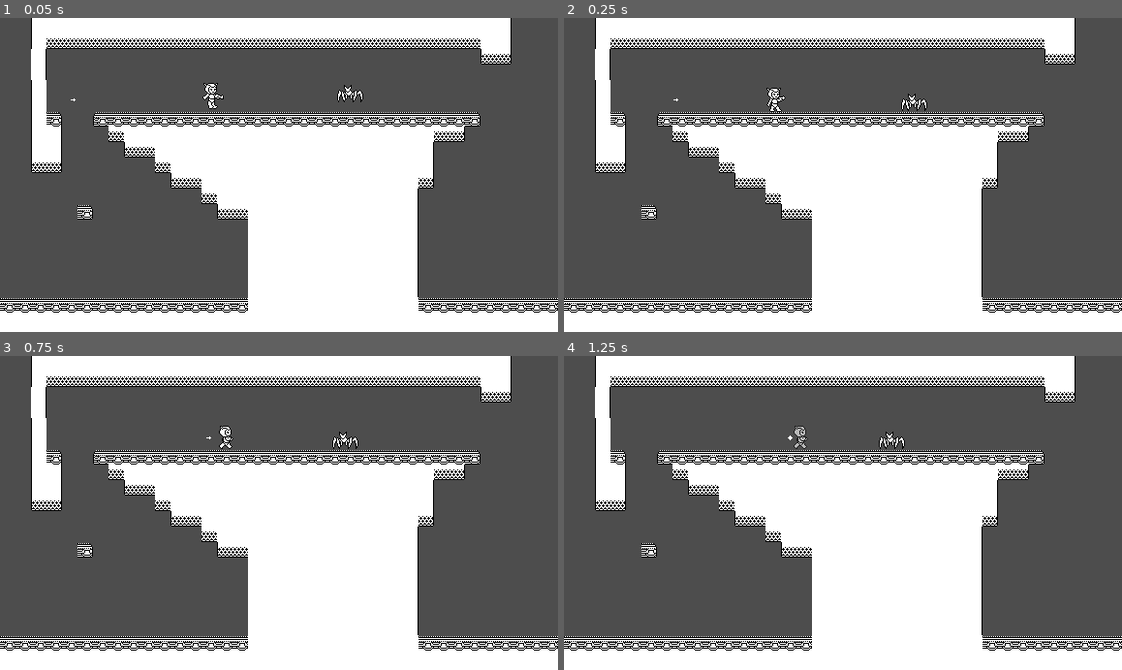
Above: before the commit, frames 1-4 (two rows, left to right).
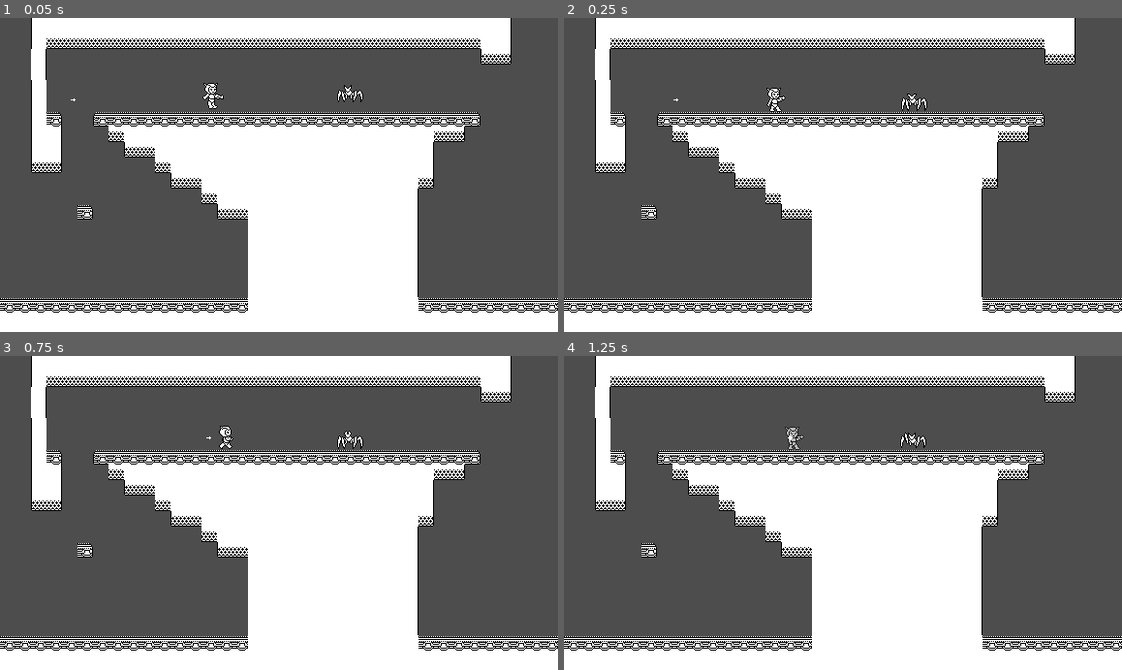
Above: after the commit, the same moments.

Repository: linkinmjs/sci-fy-jumper
Game: Godot game, scene res://scenes/level/LevelScenes/level_scene_test.tscn
Same seed, same stepped clock (60 frames per second), same inputs: the game is played once before the commit and once after it.
Inputs (mouse positions are in pixels of both pictures, inside the frame that each line leads up to):
- Up to frame 1 (0.05 s): no input
- Up to frame 2 (0.25 s): no input
- Up to frame 3 (0.75 s): move the mouse to (401, 497) at 0.52 s; hold D (right) from 0.53 s (still down); click (401, 497) at 0.6 s
- Up to frame 4 (1.25 s): keep holding D (right); tap Space (jump) at 0.77 s

Frame 1 is identical in both runs. In frame 2, less than 0.1% of the frame differs, in the area x 60-66%, y 24-29%; in frame 3, 0.2%; in frame 4, 0.5%, in the area x 39-65%, y 22-30%.

Commit message:
Add fonts and modify enemy

Diff:
--- a/godot/scenes/enemies/spider/enemy_spider.gd
+++ b/godot/scenes/enemies/spider/enemy_spider.gd
@@ -2,31 +2,45 @@
 
 @onready var player_node: CharacterBody2D = get_parent().get_node("Player")
 @onready var sprite: Node2D = $pivot
+@onready var animated_sprite_2d: AnimatedSprite2D = $pivot/AnimatedSprite2D
 
 @onready var leftray: RayCast2D = $leftray
 @onready var rightray: RayCast2D = $rightray
 @onready var lefttwallray: RayCast2D = $lefttwallray
 @onready var rightwallray: RayCast2D = $rightwallray
 @onready var hurtbox: Area2D = $Hurtbox
+@onready var collision_shape_2d: CollisionShape2D = $CollisionShape2D
 
+@export var life: int = 2
 @export_range(-1, 1) var dir: int = 1
 
 var speed: float = 35.0
-var gravity: int = 15
+var gravity: float = 15.0
+var hitted: bool = false
+var alive: bool = true
 
 func _ready() -> void:
 	hurtbox.area_entered.connect(_on_area_entered)
 	if dir == 0:
 		dir = 1
-		sprite.flip_h = false if dir == 1 else true
+	# flip inicial
+	sprite.scale.x = absf(sprite.scale.x) * (1 if dir == 1 else -1)
 
 func _physics_process(delta: float) -> void:
-	if dir == 1 and (!rightray.is_colliding() or rightwallray.is_colliding()):
-		sprite.scale.x = -abs(1)
+	if not alive:
+		return
+
+	if hitted:
+		animated_sprite_2d.play("hitted")
+		velocity = Vector2.ZERO
+		return
+
+	if dir == 1 and (not rightray.is_colliding() or rightwallray.is_colliding()):
+		sprite.scale.x = -absf(sprite.scale.x)
 		dir = 0
 		_wait_dir_change(-1)
-	if dir == -1 and (!leftray.is_colliding() or lefttwallray.is_colliding()):
-		sprite.scale.x = abs(1)
+	elif dir == -1 and (not leftray.is_colliding() or lefttwallray.is_colliding()):
+		sprite.scale.x = absf(sprite.scale.x)
 		dir = 0
 		_wait_dir_change(1)
 
@@ -35,8 +49,41 @@
 	move_and_slide()
 
 func _wait_dir_change(desire_dir: int) -> void:
-	await get_tree().create_timer(0.5).timeout
+	animated_sprite_2d.play("idle")
+	await get_tree().create_timer(1).timeout
+	animated_sprite_2d.play("walking")
+	await get_tree().create_timer(0.3).timeout
 	dir = desire_dir
 
 func _on_area_entered(area: Area2D) -> void:
-	print("TODO: add damage")
+	if not alive:
+		return
+	life -= 1
+	if life <= 0:
+		die()
+		return
+
+	var actual_animation := animated_sprite_2d.animation
+	hitted = true
+	await get_tree().create_timer(1).timeout
+	animated_sprite_2d.play(actual_animation)
+	hitted = false
+
+func die() -> void:
+	alive = false
+	hitted = false
+	velocity = Vector2.ZERO
+	animated_sprite_2d.play("dying")
+
+	# --- DESACTIVAR COLISIONES SIN ROMPER EL IMPACTO ACTUAL ---
+	# apagar hurtbox (deja de hacer daño)
+	hurtbox.set_deferred("monitoring", false)
+	hurtbox.set_deferred("monitorable", false)
+	# quitar layer/mask del cuerpo y deshabilitar su shape
+	set_deferred("collision_layer", 0)
+	set_deferred("collision_mask", 0)
+	collision_shape_2d.set_deferred("disabled", true)
+
+	# cuando termina la animación, eliminar
+	await animated_sprite_2d.animation_finished
+	queue_free()
--- a/godot/scenes/enemies/spider/enemy_spider.tscn
+++ b/godot/scenes/enemies/spider/enemy_spider.tscn
@@ -1,7 +1,35 @@
-[gd_scene load_steps=15 format=3 uid="uid://pi8waxc4c7bo"]
+[gd_scene load_steps=22 format=3 uid="uid://pi8waxc4c7bo"]
 
 [ext_resource type="Script" uid="uid://b78kyha1xxrv7" path="res://scenes/enemies/spider/enemy_spider.gd" id="1_xpp31"]
 [ext_resource type="Texture2D" uid="uid://cike1hcswjpfo" path="res://assets/Enemies/Alien2_fixed.png" id="2_t3dm1"]
+
+[sub_resource type="AtlasTexture" id="AtlasTexture_gt6w5"]
+atlas = ExtResource("2_t3dm1")
+region = Rect2(0, 192, 48, 48)
+
+[sub_resource type="AtlasTexture" id="AtlasTexture_7rhml"]
+atlas = ExtResource("2_t3dm1")
+region = Rect2(48, 192, 48, 48)
+
+[sub_resource type="AtlasTexture" id="AtlasTexture_ola2q"]
+atlas = ExtResource("2_t3dm1")
+region = Rect2(144, 192, 48, 48)
+
+[sub_resource type="AtlasTexture" id="AtlasTexture_8j1bn"]
+atlas = ExtResource("2_t3dm1")
+region = Rect2(96, 192, 48, 48)
+
+[sub_resource type="AtlasTexture" id="AtlasTexture_xpp31"]
+atlas = ExtResource("2_t3dm1")
+region = Rect2(240, 0, 48, 48)
+
+[sub_resource type="AtlasTexture" id="AtlasTexture_t3dm1"]
+atlas = ExtResource("2_t3dm1")
+region = Rect2(288, 0, 48, 48)
+
+[sub_resource type="AtlasTexture" id="AtlasTexture_ncsaa"]
+atlas = ExtResource("2_t3dm1")
+region = Rect2(336, 0, 48, 48)
 
 [sub_resource type="AtlasTexture" id="AtlasTexture_apd0i"]
 atlas = ExtResource("2_t3dm1")
@@ -41,6 +69,37 @@
 
 [sub_resource type="SpriteFrames" id="SpriteFrames_c8etm"]
 animations = [{
+"frames": [{
+"duration": 1.0,
+"texture": SubResource("AtlasTexture_gt6w5")
+}, {
+"duration": 1.0,
+"texture": SubResource("AtlasTexture_7rhml")
+}, {
+"duration": 1.0,
+"texture": SubResource("AtlasTexture_ola2q")
+}, {
+"duration": 1.0,
+"texture": SubResource("AtlasTexture_8j1bn")
+}],
+"loop": false,
+"name": &"dying",
+"speed": 10.0
+}, {
+"frames": [{
+"duration": 1.0,
+"texture": SubResource("AtlasTexture_xpp31")
+}, {
+"duration": 1.0,
+"texture": SubResource("AtlasTexture_t3dm1")
+}, {
+"duration": 1.0,
+"texture": SubResource("AtlasTexture_ncsaa")
+}],
+"loop": false,
+"name": &"hitted",
+"speed": 10.0
+}, {
 "frames": [{
 "duration": 1.0,
 "texture": SubResource("AtlasTexture_apd0i")
@@ -96,8 +155,10 @@
 [node name="AnimatedSprite2D" type="AnimatedSprite2D" parent="pivot"]
 position = Vector2(6, -24)
 sprite_frames = SubResource("SpriteFrames_c8etm")
-animation = &"idle"
-frame_progress = 0.0883488
+animation = &"dying"
+autoplay = "idle"
+frame = 3
+frame_progress = 1.0
 
 [node name="CollisionShape2D" type="CollisionShape2D" parent="."]
 position = Vector2(0, -8)
--- a/godot/scenes/laser_shoot/laser_shoot.gd
+++ b/godot/scenes/laser_shoot/laser_shoot.gd
@@ -10,6 +10,7 @@
 
 func _ready() -> void:
 	impact_area.body_entered.connect(_on_body_entered)
+	impact_area.area_entered.connect(_on_area_entered)
 	onscreen.screen_exited.connect(queue_free)
 	flip_h = (dir < 0)
 
@@ -26,6 +27,13 @@
 	await get_tree().create_timer(1).timeout
 	queue_free()
 
+func _on_area_entered(area: Area2D) -> void:
+	if impacted: return
+	impacted = true
+	await get_tree().create_timer(1).timeout
+	queue_free()
+
+
 func animate() -> void:
 	if impacted:
 		play("impact")
--- a/godot/scenes/player/player.tscn
+++ b/godot/scenes/player/player.tscn
@@ -292,6 +292,8 @@
 texture_filter = 1
 collision_mask = 128
 script = ExtResource("1_dovo2")
+HURT_FREEZE_TIME = 1.0
+INVULN_TIME = 2.0
 laser_scene = ExtResource("2_gmlin")
 
 [node name="AnimatedSprite2D" type="AnimatedSprite2D" parent="."]
@@ -327,7 +329,6 @@
 position = Vector2(14, -14)
 
 [node name="HurtFreezeTimer" type="Timer" parent="."]
-wait_time = 0.3
 one_shot = true
 
 [node name="InvulnTimer" type="Timer" parent="."]
Not shown, added: godot/assets/fonts/Aardvark Cwm Type.ttf.import
Binary file added: godot/assets/fonts/Ankh Sanctuary.otf
Not shown, added: godot/assets/fonts/Ankh Sanctuary.otf.import
Binary file added: godot/assets/fonts/Bittypix Countdown.otf
Not shown, added: godot/assets/fonts/Bittypix Countdown.otf.import
Binary file added: godot/assets/fonts/Chemical Superior.otf
Not shown, added: godot/assets/fonts/Chemical Superior.otf.import
Binary file added: godot/assets/fonts/Cut Deep.otf
Not shown, added: godot/assets/fonts/Cut Deep.otf.import
Binary file added: godot/assets/fonts/Deadknight.otf
Not shown, added: godot/assets/fonts/Deadknight.otf.import
Binary file added: godot/assets/fonts/Elder Head.otf
(and 13 more such lines)
